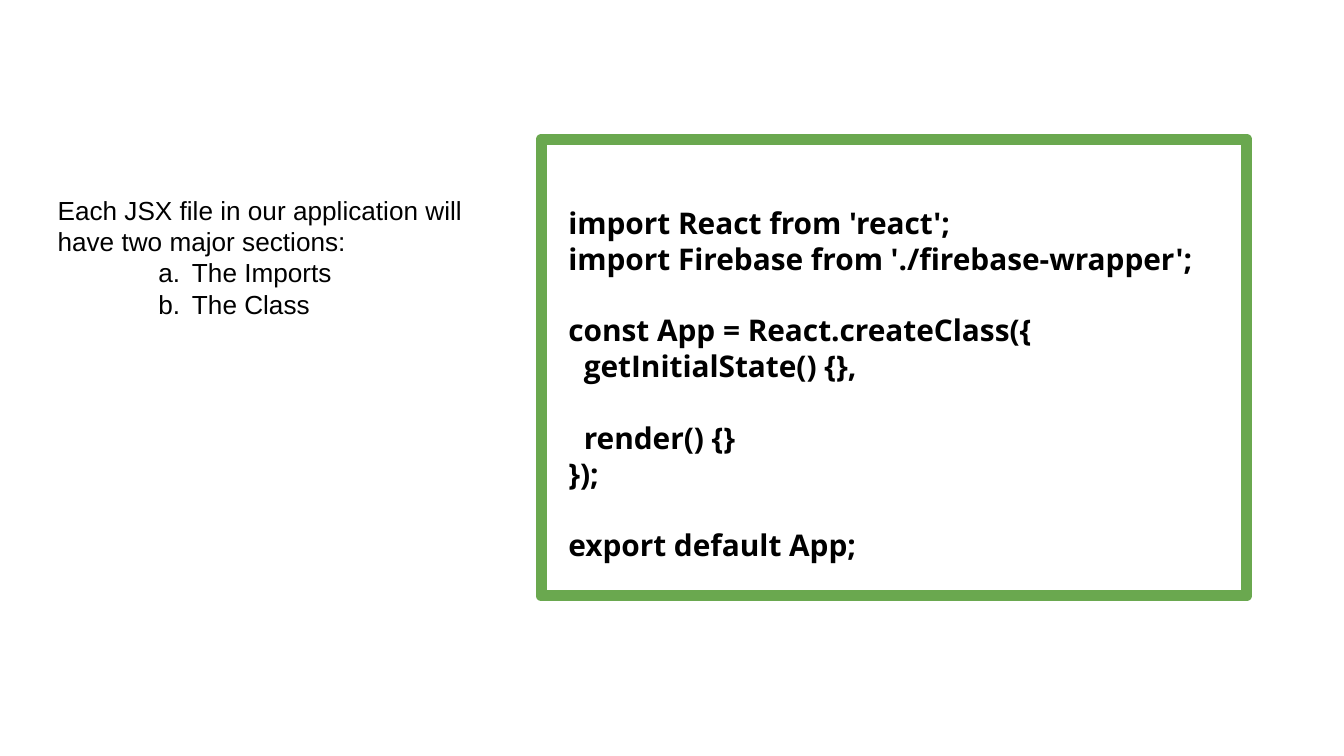
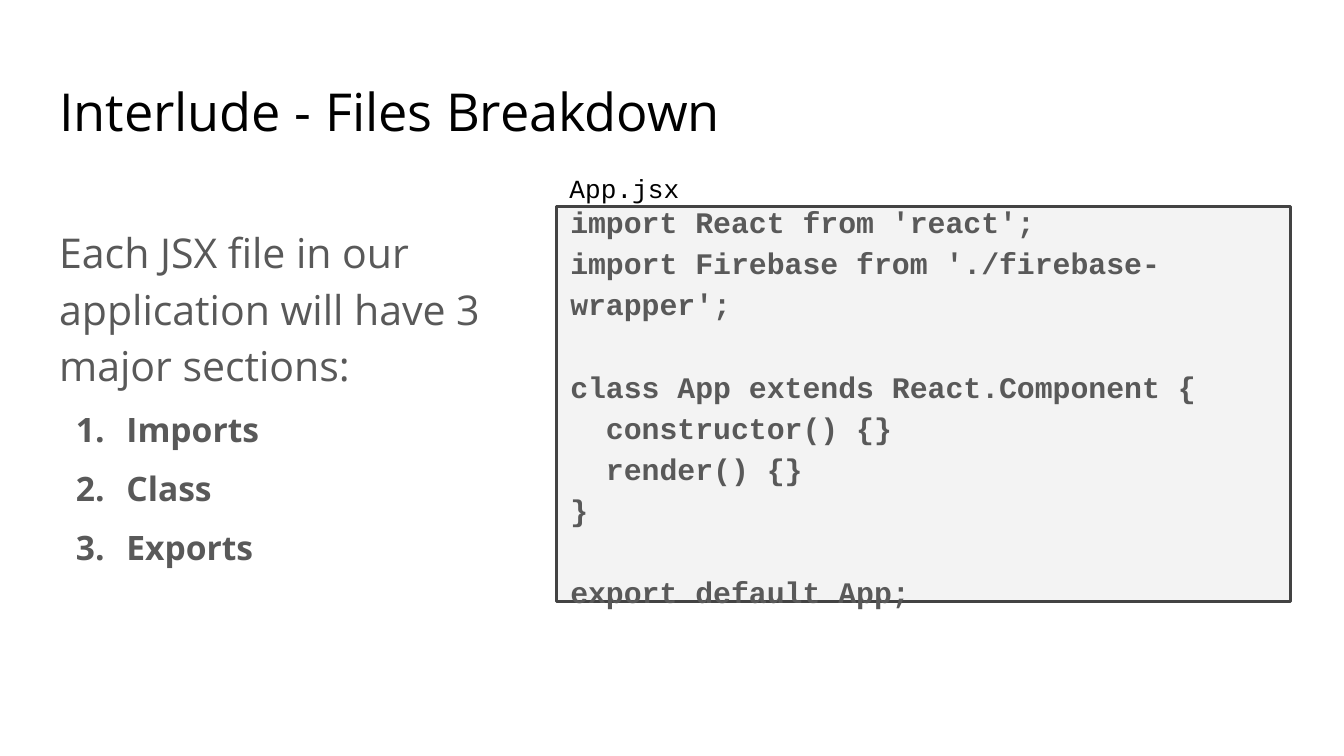
Before and after one commit to appian/hackathons, a slide deck: slide 15 of workshops/react/Intro to React.pptx (slide 19 before the commit). Drawn at 1344x756 pixels with LibreOffice and Linux fonts; fonts in the diff are those of the drawing. Boxes give left, top, right and bottom in pixels: in the first picture for what was removed or moved away, otherwise in the second. Text is boxed around its words. In the diff, an @@ line names an element or a change of style, - is before the commit and + after.

Commit message:
Updating React Slides

```diff
--- a/workshops/react/Intro to React.pptx
+++ b/workshops/react/Intro to React.pptx
@@ title added at (59, 91, 720, 132), 28 pt, text #000000 @@
+Interlude - Files Breakdown
@@ rectangle removed at (542, 140, 1247, 597) @@
@@ text added at (569, 179, 679, 204), 14 pt, text #000000 @@
+App.jsx
@@ text at (556, 207, 1290, 602): text changed; font Open Sans to Courier New; text colour #000000 to #595959 @@
-});
+}
@@ text "import React from 'react';": place and size @@
-text "import React from 'react';" at (568, 211, 1192, 564)
+text "import React from 'react';" at (556, 207, 1290, 602)
@@ text "import React from 'react';" at (556, 207, 1290, 602): fill none to #F3F3F3; outline none to #434343 1.5 pt @@
@@ text at (59, 236, 479, 568): text changed; size 14 to 22 pt; font Arial to Open Sans; text colour #000000 to #595959 @@
-Each JSX file in our application will have two major sections:
-  a. The Imports
-  b. The Class
+Each JSX file in our application will have 3 major sections:
+1. Imports
+2. Class
+3. Exports
@@ text at (570, 212, 1160, 609): font Open Sans to Courier New, text colour #000000 to #595959 in "import React from 'react';", "import Firebase from './firebase-wrapper';", "render() {}", "export default App;"; line spacing 1 to 1.15 @@
@@ text at (570, 376, 1160, 445): text changed; font Open Sans to Courier New; text colour #000000 to #595959 @@
-const App = React.createClass({
-getInitialState() {},
+class App extends React.Component {
+constructor() {}
```
Also in this commit, not shown: 53 other slides changed, 11 slides added, 25 slides removed.
